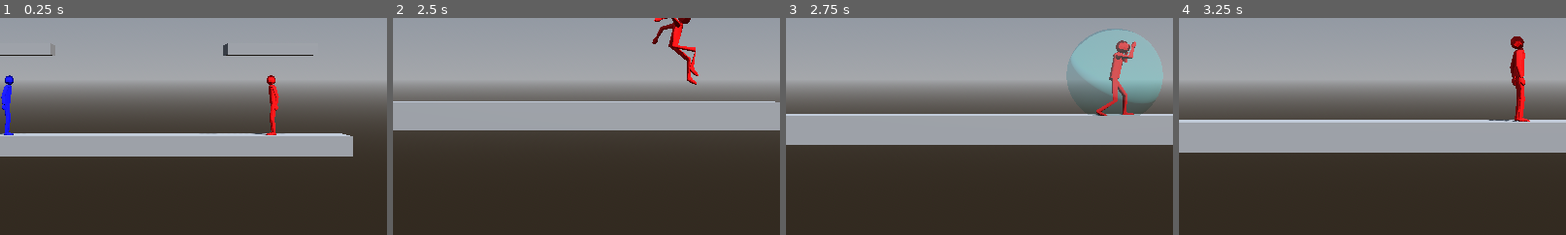
Above: before the commit, frames 1-4 (left to right).
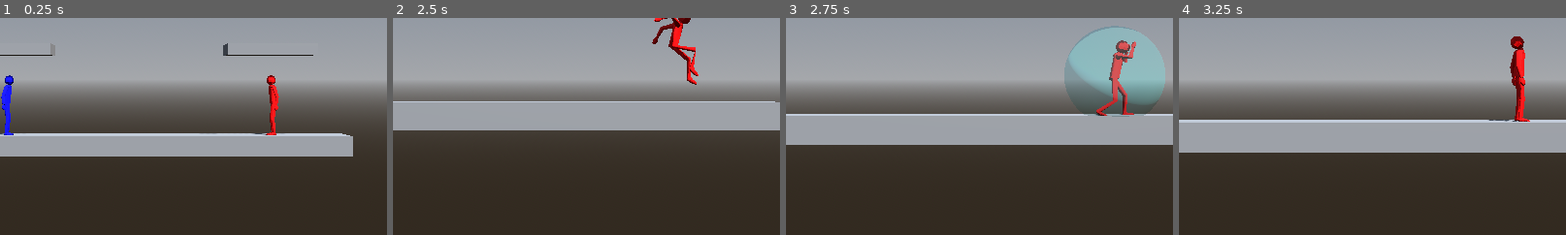
Above: after the commit, the same moments.

Repository: CocoMarck/SuperSmashTux
Game: Godot game, scene res://scenes/main.tscn
The game is run twice, just before and just after one commit, with the same random seed, the same clock (stepped at 60 frames per second) and the same inputs.
Inputs:
- Up to frame 1 (0.25 s): no input
- Up to frame 2 (2.5 s): hold Right (player1_move_right) 0.53-1.28 s; tap K (player1_attack) at 0.6 s; tap Space (player1_jump) at 0.77, 1.52 s; hold Down (player1_move_down) 1.28-2.03 s; tap O (player1_grab) at 1.35 s; hold Right (player1_move_right) from 2.03 s (still down); hold P (player1_shield) from 2.03 s (still down)
- Up to frame 3 (2.75 s): keep holding Right (player1_move_right); keep holding P (player1_shield)
- Up to frame 4 (3.25 s): release Right (player1_move_right) at 2.78 s; release P (player1_shield) at 2.78 s; hold Up (player1_move_up) from 2.78 s (still down); tap . (player1_walk) at 2.85 s; tap Space (player1_jump) at 3.02 s
The pictures show only the part of the screen within x 32-82%, y 36-86%; the shares and areas given below are measured in that part.

Frames 1-2 are identical in both runs. In frame 3, 0.5% of the frame differs, in the area x 71-98%, y 3-46%; in frame 4, nothing differs.

Commit message:
Fix direction of shield after air back move.

Diff:
--- a/scripts/fighter.gd
+++ b/scripts/fighter.gd
@@ -463,11 +463,10 @@
 		_shield_time = _shield_duration
 
 func _shield_move(delta: float, signals: VerticalForceSignals) -> void:
-	if _shield_time > 0.0:
-		_shield_time -= delta
-
 	# Tiene que estar en el piso
-	if  signals.on_floor:
+	if signals.on_floor:
+		if _shield_time > 0.0:
+			_shield_time -= delta
 		if _shield_time <= 0.0:
 			# Daño por exceso de uso de escudo
 			_target_velocity.y = jump_impulse
@@ -506,6 +505,7 @@
 				_roll_backward = false
 				_roll_forward = true
 			_roll_time = _roll_duration
+			_x_not_zero_value = _last_x_direction # Sobrescribir direccion (Por cuando salto y va de espaldas)
 	if signals.on_floor == false:
 		_roll_time = 0
 	if _rolling():
Not shown, changed: docs/arquitectura-personajes.md
